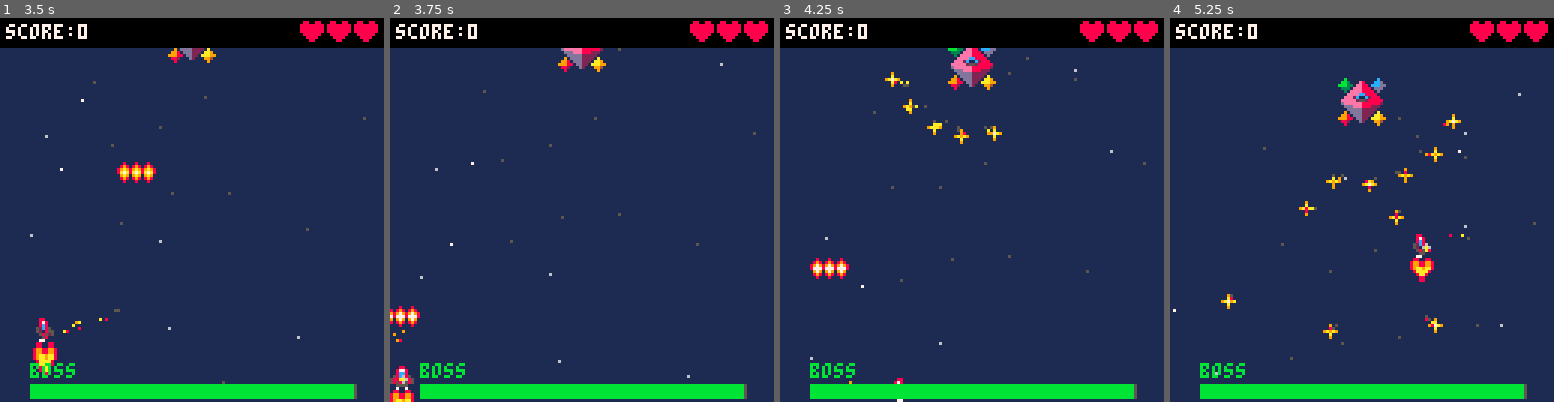
Above: before the commit, frames 1-4 (left to right).
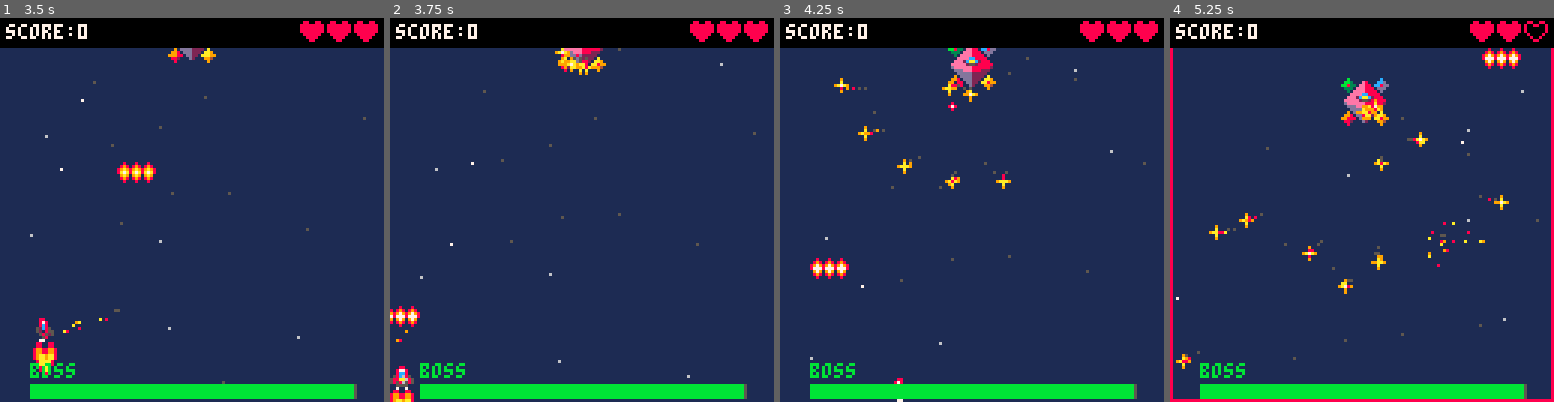
Above: after the commit, the same moments.

Repository: smithjustinn84-netizen/pico8-space-shooter
Game: PICO-8 cartridge boss.p8
Same seed, same stepped clock (60 frames per second), same inputs: the game is played once before the commit and once after it.
Inputs:
- Up to frame 1 (3.5 s): tap X (X key) at 0.33, 1.07, 1.85, 2.97 s; tap O (Z key) at 0.7, 1.7, 2.1, 2.5, 2.9, 3.3 s; hold Right 1.6-2.1 s; hold Up 2.15-2.42 s; hold Right 2.47-3.03 s; hold Left from 3.08 s (still down)
- Up to frame 2 (3.75 s): release Left at 3.58 s; hold Down from 3.63 s (still down); tap O (Z key) at 3.7 s
- Up to frame 3 (4.25 s): release Down at 3.97 s; hold Right from 4.02 s (still down); tap X (X key) at 4.08 s; tap O (Z key) at 4.1 s
- Up to frame 4 (5.25 s): tap O (Z key) at 4.5, 4.9 s; release Right at 4.68 s; hold Up 4.73-5.03 s; hold Left from 5.08 s (still down); tap X (X key) at 5.2 s

Frame 1 is identical in both runs. In frame 2, 0.3% of the frame differs, in the area x 0-55%, y 7-83%; in frame 3, 0.9%; in frame 4, 5.6%, in the area x 0-100%, y 1-100%.

Commit message:
balance: increase boss encounter difficulty
- Increased boss base HP from 150 to 250 in space.p8 and boss.p8.
- Adjusted phase transitions to trigger at 170 HP and 80 HP.
- Reduced attack cooldowns across all combat phases for higher intensity.
- Increased bullet speeds and density for sweeper, spiral, and storm patterns.

Diff:
--- a/boss.p8
+++ b/boss.p8
@@ -674,25 +674,25 @@
     -- alternate aimed fan with a 2-shot harass; telegraph the next fan during harass
     e.p1_step = (e.p1_step or 0) + 1
     if e.p1_step % 2 == 1 then
-      boss_aimed_fan(e, 5, 0.06, 1.1)
-      e.shoot_t = 30
+      boss_aimed_fan(e, 5, 0.06, 1.3)
+      e.shoot_t = 25
     else
-      boss_aimed_fan(e, 2, 0.10, 0.9)
+      boss_aimed_fan(e, 2, 0.10, 1.1)
       boss_telegraph(e)
-      e.shoot_t = 25
+      e.shoot_t = 20
     end
   end,
   function(e)
-    local spd = 1.3
-    e.spiral_a = (e.spiral_a or 0) + 0.025
+    local spd = 1.5
+    e.spiral_a = (e.spiral_a or 0) + 0.035
     boss_shoot_one(e, cos(e.spiral_a) * spd, sin(e.spiral_a) * spd)
     boss_shoot_one(e, cos(e.spiral_a + 0.5) * spd, sin(e.spiral_a + 0.5) * spd)
     -- periodic aimed sweep keeps player out of static dodge pocket
     e.p2_step = (e.p2_step or 0) + 1
     if e.p2_step % 6 == 0 then
-      boss_aimed_fan(e, 1, 0, 1.5)
-    end
-    e.shoot_t = 12
+      boss_aimed_fan(e, 1, 0, 1.7)
+    end
+    e.shoot_t = 10
   end,
   function(e)
     e.fire_count = (e.fire_count or 0) + 1
@@ -700,22 +700,22 @@
     if m == 1 then
       -- rotating safe-spot: ring phase drifts each cycle so player can't park
       local off = (e.fire_count * 0.07) % 1
-      for i = 0, 13 do
-        local a = i / 14 + off
-        boss_shoot_one(e, cos(a) * 1.2, sin(a) * 1.2)
+      for i = 0, 15 do
+        local a = i / 16 + off
+        boss_shoot_one(e, cos(a) * 1.4, sin(a) * 1.4)
       end
     elseif m == 2 then
       boss_telegraph(e)
-      boss_aimed_fan(e, 7, 0.07, 1.6)
+      boss_aimed_fan(e, 9, 0.06, 1.8)
     else
-      e.spiral_a = (e.spiral_a or 0) + 0.03
+      e.spiral_a = (e.spiral_a or 0) + 0.04
       for i = 0, 3 do
         local a = e.spiral_a + i * 0.25
-        boss_shoot_one(e, cos(a) * 1.3, sin(a) * 1.3)
-        boss_shoot_one(e, cos(-a) * 1.3, sin(-a) * 1.3)
-      end
-    end
-    e.shoot_t = 26
+        boss_shoot_one(e, cos(a) * 1.5, sin(a) * 1.5)
+        boss_shoot_one(e, cos(-a) * 1.5, sin(-a) * 1.5)
+      end
+    end
+    e.shoot_t = 22
   end
 }
 
@@ -745,8 +745,8 @@
     mk_x = function() return 56 end,
     mk_vy = function() return 0.2 end,
     extra = function(e)
-      e.hp = 150
-      e.max_hp = 150
+      e.hp = 250
+      e.max_hp = 250
       e.is_boss = true
       -- 16x16 sprite (sheet 0,32 idle / 16,32 attack), tight hitbox
       e.w = 16
@@ -762,28 +762,28 @@
       e.attack_t = 0
       e.combat_phase = 1
       e.armor = 1
-      e.shoot_t = 60
+      e.shoot_t = 50
       boss_ent = e
     end,
     move = function(e)
       -- stage transitions: shake, flash, clear bullets, brief pause
-      if e.combat_phase < 2 and e.hp <= 100 then
+      if e.combat_phase < 2 and e.hp <= 170 then
         e.combat_phase = 2
         e.armor = 1
         shake_screen(4, 15)
         e.flash = 8
         for eb in all(ebullets) do eb.dead = true end
         hit_stop_t = 6
-        e.shoot_t = 30
-      end
-      if e.combat_phase < 3 and e.hp <= 50 then
+        e.shoot_t = 25
+      end
+      if e.combat_phase < 3 and e.hp <= 80 then
         e.combat_phase = 3
         e.armor = 0
         shake_screen(6, 20)
         e.flash = 8
         for eb in all(ebullets) do eb.dead = true end
         hit_stop_t = 6
-        e.shoot_t = 30
+        e.shoot_t = 25
       end
       -- descend to anchor, then slow Lissajous around upper-center
       if e.vy > 0 then
--- a/space.p8
+++ b/space.p8
@@ -867,25 +867,25 @@
     -- alternate aimed fan with a 2-shot harass; telegraph the next fan during harass
     e.p1_step = (e.p1_step or 0) + 1
     if e.p1_step % 2 == 1 then
-      boss_aimed_fan(e, 5, 0.06, 1.1)
-      e.shoot_t = 30
+      boss_aimed_fan(e, 5, 0.06, 1.3)
+      e.shoot_t = 25
     else
-      boss_aimed_fan(e, 2, 0.10, 0.9)
+      boss_aimed_fan(e, 2, 0.10, 1.1)
       boss_telegraph(e)
-      e.shoot_t = 25
+      e.shoot_t = 20
     end
   end,
   function(e)
-    local spd = 1.3
-    e.spiral_a = (e.spiral_a or 0) + 0.025
+    local spd = 1.5
+    e.spiral_a = (e.spiral_a or 0) + 0.035
     boss_shoot_one(e, cos(e.spiral_a) * spd, sin(e.spiral_a) * spd)
     boss_shoot_one(e, cos(e.spiral_a + 0.5) * spd, sin(e.spiral_a + 0.5) * spd)
     -- periodic aimed sweep keeps player out of static dodge pocket
     e.p2_step = (e.p2_step or 0) + 1
     if e.p2_step % 6 == 0 then
-      boss_aimed_fan(e, 1, 0, 1.5)
-    end
-    e.shoot_t = 12
+      boss_aimed_fan(e, 1, 0, 1.7)
+    end
+    e.shoot_t = 10
   end,
   function(e)
     e.fire_count = (e.fire_count or 0) + 1
@@ -893,22 +893,22 @@
     if m == 1 then
       -- rotating safe-spot: ring phase drifts each cycle so player can't park
       local off = (e.fire_count * 0.07) % 1
-      for i = 0, 13 do
-        local a = i / 14 + off
-        boss_shoot_one(e, cos(a) * 1.2, sin(a) * 1.2)
+      for i = 0, 15 do
+        local a = i / 16 + off
+        boss_shoot_one(e, cos(a) * 1.4, sin(a) * 1.4)
       end
     elseif m == 2 then
       boss_telegraph(e)
-      boss_aimed_fan(e, 7, 0.07, 1.6)
+      boss_aimed_fan(e, 9, 0.06, 1.8)
     else
-      e.spiral_a = (e.spiral_a or 0) + 0.03
+      e.spiral_a = (e.spiral_a or 0) + 0.04
       for i = 0, 3 do
         local a = e.spiral_a + i * 0.25
-        boss_shoot_one(e, cos(a) * 1.3, sin(a) * 1.3)
-        boss_shoot_one(e, cos(-a) * 1.3, sin(-a) * 1.3)
-      end
-    end
-    e.shoot_t = 26
+        boss_shoot_one(e, cos(a) * 1.5, sin(a) * 1.5)
+        boss_shoot_one(e, cos(-a) * 1.5, sin(-a) * 1.5)
+      end
+    end
+    e.shoot_t = 22
   end
 }
 
@@ -1059,8 +1059,8 @@
     mk_x = function() return 56 end,
     mk_vy = function() return 0.2 end,
     extra = function(e)
-      e.hp = 150
-      e.max_hp = 150
+      e.hp = 250
+      e.max_hp = 250
       e.is_boss = true
       -- 16x16 sprite (sheet 0,32 idle / 16,32 attack), tight hitbox
       e.w = 16
@@ -1076,28 +1076,28 @@
       e.attack_t = 0
       e.combat_phase = 1
       e.armor = 1
-      e.shoot_t = 60
+      e.shoot_t = 50
       boss_ent = e
     end,
     move = function(e)
       -- stage transitions: shake, flash, clear bullets, brief pause
-      if e.combat_phase < 2 and e.hp <= 100 then
+      if e.combat_phase < 2 and e.hp <= 170 then
         e.combat_phase = 2
         e.armor = 1
         shake_screen(4, 15)
         e.flash = 8
         for eb in all(ebullets) do eb.dead = true end
         hit_stop_t = 6
-        e.shoot_t = 30
-      end
-      if e.combat_phase < 3 and e.hp <= 50 then
+        e.shoot_t = 25
+      end
+      if e.combat_phase < 3 and e.hp <= 80 then
         e.combat_phase = 3
         e.armor = 0
         shake_screen(6, 20)
         e.flash = 8
         for eb in all(ebullets) do eb.dead = true end
         hit_stop_t = 6
-        e.shoot_t = 30
+        e.shoot_t = 25
       end
       -- descend to anchor, then slow Lissajous around upper-center
       if e.vy > 0 then
